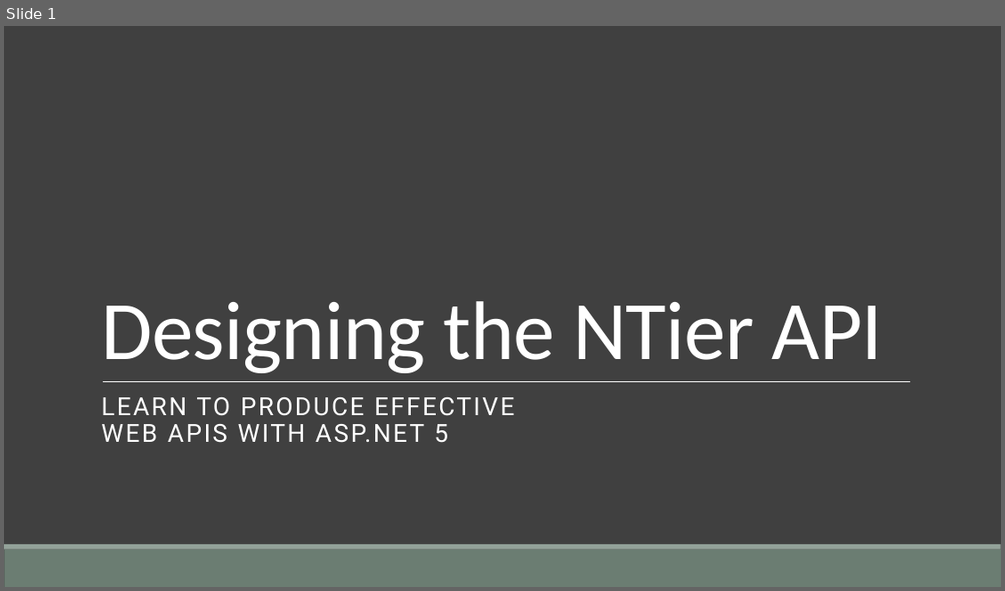
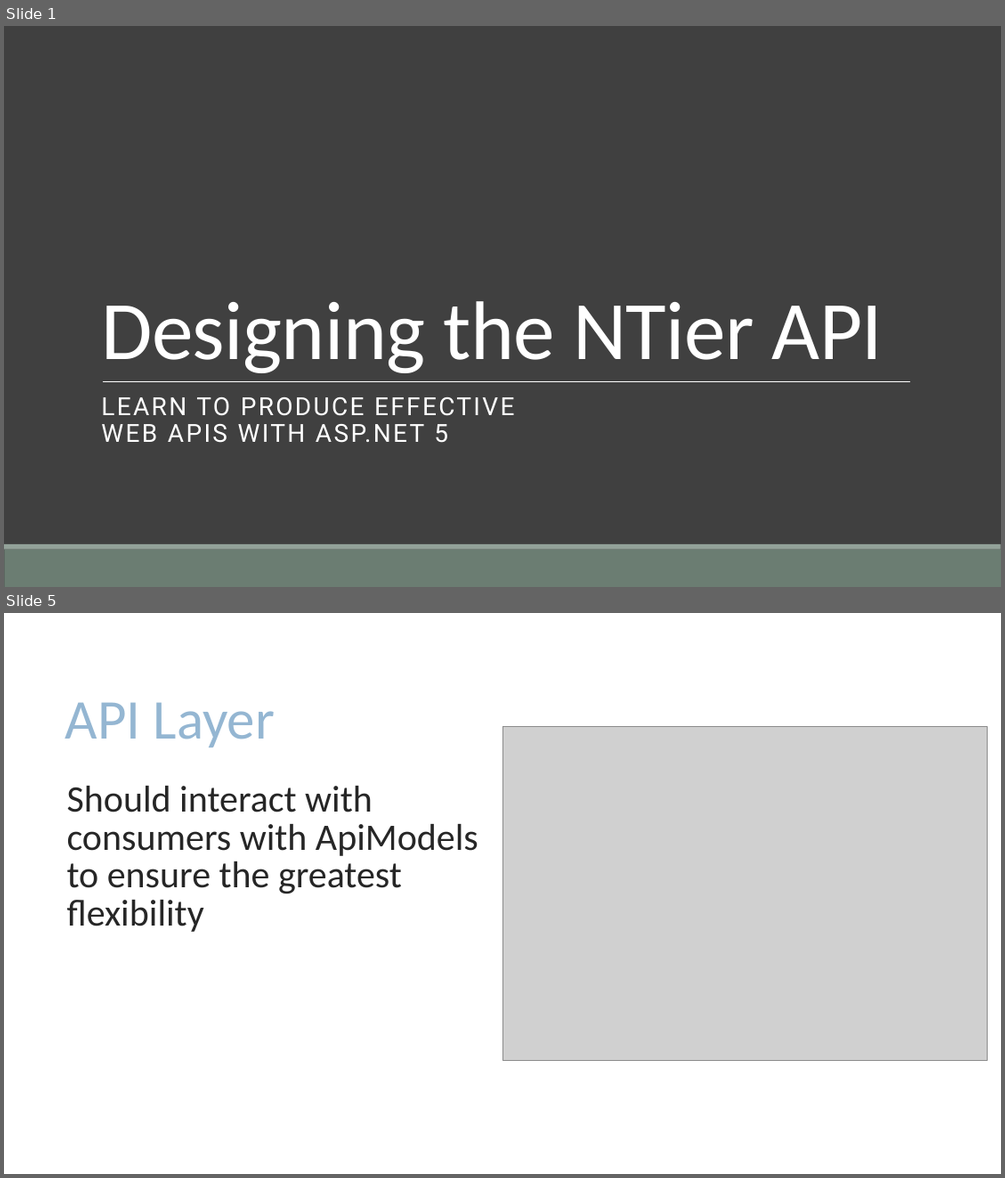
Before and after one commit to cwoodruff/aspnet-5-web-api-workshop, a slide deck: module-1/01-04 Designing the NTier Web API/01-04 Designing the NTier Web API.pptx. Shown one above the other, each under a label of ours: slide 1 before the commit, slides 1 and 5 after it; the slides between them are not shown. The pictures are 1005x591 and 1005x1178 pixels, drawn with LibreOffice and Linux fonts; fonts in the diff are those of the drawing; grey boxes stand for pictures; background and template pictures are left out. Boxes give left, top, right and bottom in pixels: in the first picture for what was removed or moved away, otherwise in the second. Text is boxed around its words. In the diff, an @@ line names an element or a change of style, - is before the commit and + after.

```diff
--- a/module-1/01-04 Designing the NTier Web API/01-04 Designing the NTier Web API.pptx
+++ b/module-1/01-04 Designing the NTier Web API/01-04 Designing the NTier Web API.pptx
@@ slide 5 added at box(4, 613, 1001, 1174), background #FFFFFF @@
@@ title added at box(65, 702, 275, 747), 54 pt, text #94B6D2 @@
+API Layer
@@ picture added at box(502, 727, 987, 1060) @@
@@ text added at box(67, 786, 478, 932), 36 pt, text #262626 @@
+Should interact with consumers with ApiModels to ensure the greatest flexibility
```
Also in this commit, not shown: 13 other slides added, 1 slide removed, 10 other files.
